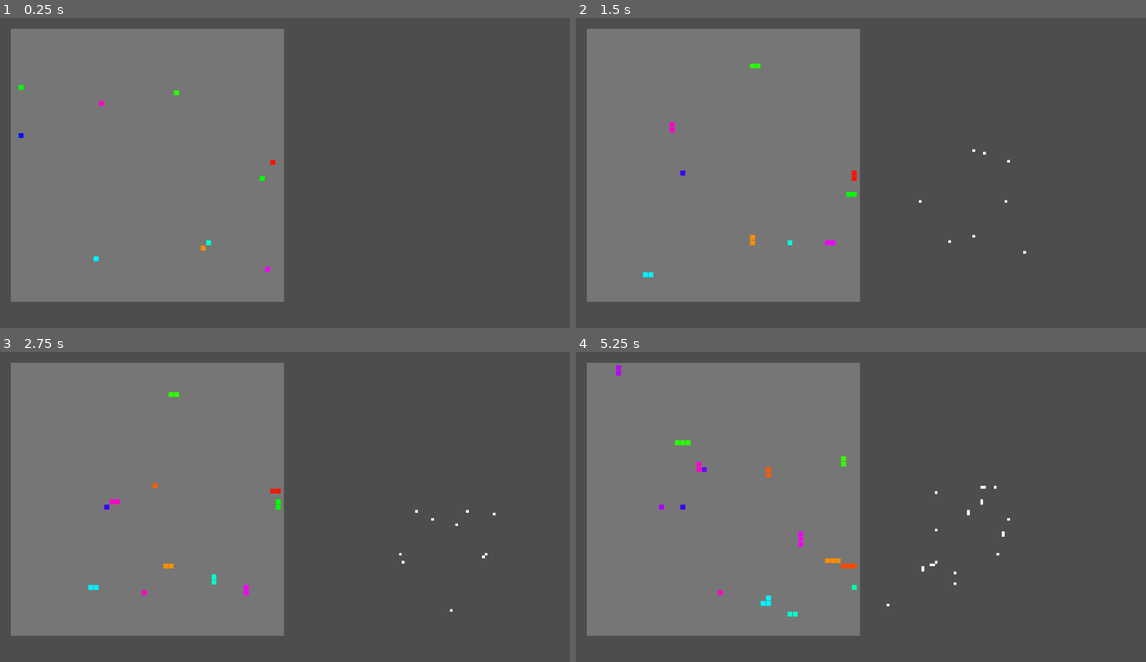
Above: before the commit, frames 1-4 (two rows, left to right).
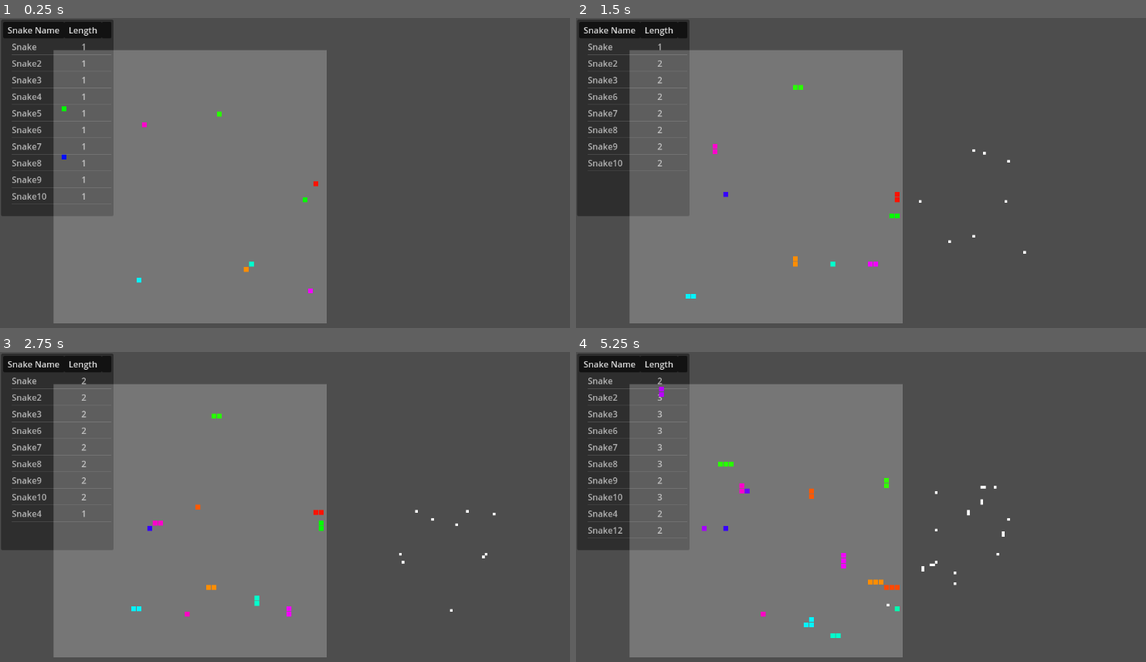
Above: after the commit, the same moments.

Repository: kwdChan/Snake-World
Game: Godot game, scene res://main.tscn
The game is run twice, just before and just after one commit, with the same random seed, the same clock (stepped at 60 frames per second) and the same inputs.
Inputs:
- Up to frame 1 (0.25 s): no input
- Up to frame 2 (1.5 s): hold Right (ui_right) 0.53-1.28 s; hold Down (ui_down) from 1.28 s (still down)
- Up to frame 3 (2.75 s): release Down (ui_down) at 2.03 s; hold Right (ui_right) from 2.03 s (still down)
- Up to frame 4 (5.25 s): release Right (ui_right) at 2.78 s; hold Up (ui_up) 2.78-3.53 s; hold Left (ui_left) 3.53-5.03 s; hold Down (ui_down) from 5.03 s (still down)

The runs differ from the first frame. In frame 1, 20% of the frame differs, in the area x 0-58%, y 0-99%; in frame 2, 21%; in frame 3, 21%; in frame 4, 21%.

Commit message:
added snake table

Diff:
--- /dev/null
+++ b/SnakeTable.gd
@@ -0,0 +1,56 @@
+extends Tree
+
+@onready var _env := get_node('../Env')
+@onready var root: TreeItem = create_item()
+
+
+
+var row_bySnakeId = {}
+
+# Called when the node enters the scene tree for the first time.
+func _ready():
+	hide_root = true
+
+	set_column_title(0, ' Snake Name ')
+	set_column_title(1, ' Length ')
+	set_column_expand(0, false)
+	set_column_expand(1, false)
+
+
+	set_column_title_alignment(0, HorizontalAlignment.HORIZONTAL_ALIGNMENT_CENTER)
+	set_column_title_alignment(1, HorizontalAlignment.HORIZONTAL_ALIGNMENT_CENTER)
+
+
+
+	_env.snake_list_change.connect(update_tree)
+	update_tree()
+
+# Called every frame. 'delta' is the elapsed time since the previous frame.
+func _process(delta):
+	update_tree()
+
+func update_tree():
+
+	var c = 0
+	var all_snake_name = []
+	for snake_ in _env.get_all_snakes():
+		c += 1
+		update_row(snake_)
+		all_snake_name.append(snake_.get_instance_id())
+
+	for snake_id in row_bySnakeId:
+		if not snake_id in all_snake_name:
+
+			row_bySnakeId[snake_id].free()
+			row_bySnakeId.erase(snake_id)
+
+
+func update_row(snake):
+	if not snake.get_instance_id() in row_bySnakeId:
+		row_bySnakeId[snake.get_instance_id()] = create_item(root)
+		#row_bySnakeId[snake.get_instance_id()].set_text_alignment(0, HorizontalAlignment.HORIZONTAL_ALIGNMENT_CENTER)
+		row_bySnakeId[snake.get_instance_id()].set_text_alignment(1, HorizontalAlignment.HORIZONTAL_ALIGNMENT_CENTER)
+	var row: TreeItem = row_bySnakeId[snake.get_instance_id()]
+
+	row.set_text(0, "%s" % snake.name)
+	row.set_text(1, "%s" % len(snake.nodes))
--- a/Vision.gd
+++ b/Vision.gd
@@ -32,7 +32,6 @@
 	queue_redraw()
 
 
-
 func grid2pix(grid):
 	# TODO
 	return _vision_offset_pix + Vector2((Vector2i(1,1)+grid) * _vision_grid_pix)
--- a/env.gd
+++ b/env.gd
@@ -1,5 +1,6 @@
 class_name Env
 extends Node2D
+signal snake_list_change
 
 # world parameters
 const WORLD_PARAMS = {
@@ -39,8 +40,6 @@
 
 func _ready():
 
-	position = Vector2(20, 20)
-
 	$SnakeSpawnTimer.set_wait_time(ECO_PARAMS.FOOD_INTERVAL)
 	$SnakeSpawnTimer.start()
 	new_snake().use_action_plan(ACTION_PLANS.UserInput)
@@ -67,14 +66,14 @@
 	add_child(snake)
 	snake.use_action_plan(ACTION_PLANS.Random)
 	all_snakes.append(snake)
-
+	snake_list_change.emit()
 	#snake.dead.connect(_on_snake_dead)
 	return snake
 
 
 
-#func _on_snake_dead(_snake: Types.Snake):
-#	pass
+func _on_snake_dead(_snake: Types.Snake):
+	snake_list_change.emit()
 
 func new_food(loc=null):
 	var snake = SNAKE_SCENE.instantiate()
--- a/main.gd
+++ b/main.gd
@@ -2,7 +2,7 @@
 
 
 func _ready():
-	pass # Replace with function body.
+	pass
 
 
 func _process(_delta):
@@ -10,3 +10,4 @@
 	if not len($Env.all_snakes):
 		return
 	$Vision.draw_grids($Env.all_snakes[0].to_perspective(grids))
+	#print($SnakeTable.get_selected ( ) )
--- a/main.tscn
+++ b/main.tscn
@@ -1,7 +1,8 @@
-[gd_scene load_steps=4 format=3 uid="uid://cvdygx7njshus"]
+[gd_scene load_steps=5 format=3 uid="uid://cvdygx7njshus"]
 
 [ext_resource type="Script" path="res://main.gd" id="1_1l1ld"]
 [ext_resource type="PackedScene" uid="uid://g74wtsii2osk" path="res://env.tscn" id="1_w022d"]
+[ext_resource type="Script" path="res://SnakeTable.gd" id="2_4x04g"]
 [ext_resource type="Script" path="res://Vision.gd" id="2_7ybtq"]
 
 [node name="Main" type="Control"]
@@ -13,7 +14,21 @@
 grow_vertical = 2
 script = ExtResource("1_1l1ld")
 
+[node name="SnakeTable" type="Tree" parent="."]
+layout_mode = 0
+offset_left = 2.0
+offset_top = 3.0
+offset_right = 212.0
+offset_bottom = 370.0
+columns = 3
+column_titles_visible = true
+allow_reselect = true
+hide_root = true
+scroll_horizontal_enabled = false
+script = ExtResource("2_4x04g")
+
 [node name="Env" parent="." instance=ExtResource("1_w022d")]
+position = Vector2(100, 60)
 
 [node name="Vision" type="Node2D" parent="."]
 script = ExtResource("2_7ybtq")
--- a/snake.gd
+++ b/snake.gd
@@ -24,6 +24,7 @@
 			node_.update_colour()
 
 func _ready():
+	name = 'Snake'
 	$SnakeActionTimer.set_wait_time(_action_intervel)
 	$SnakeActionTimer.start()
 
